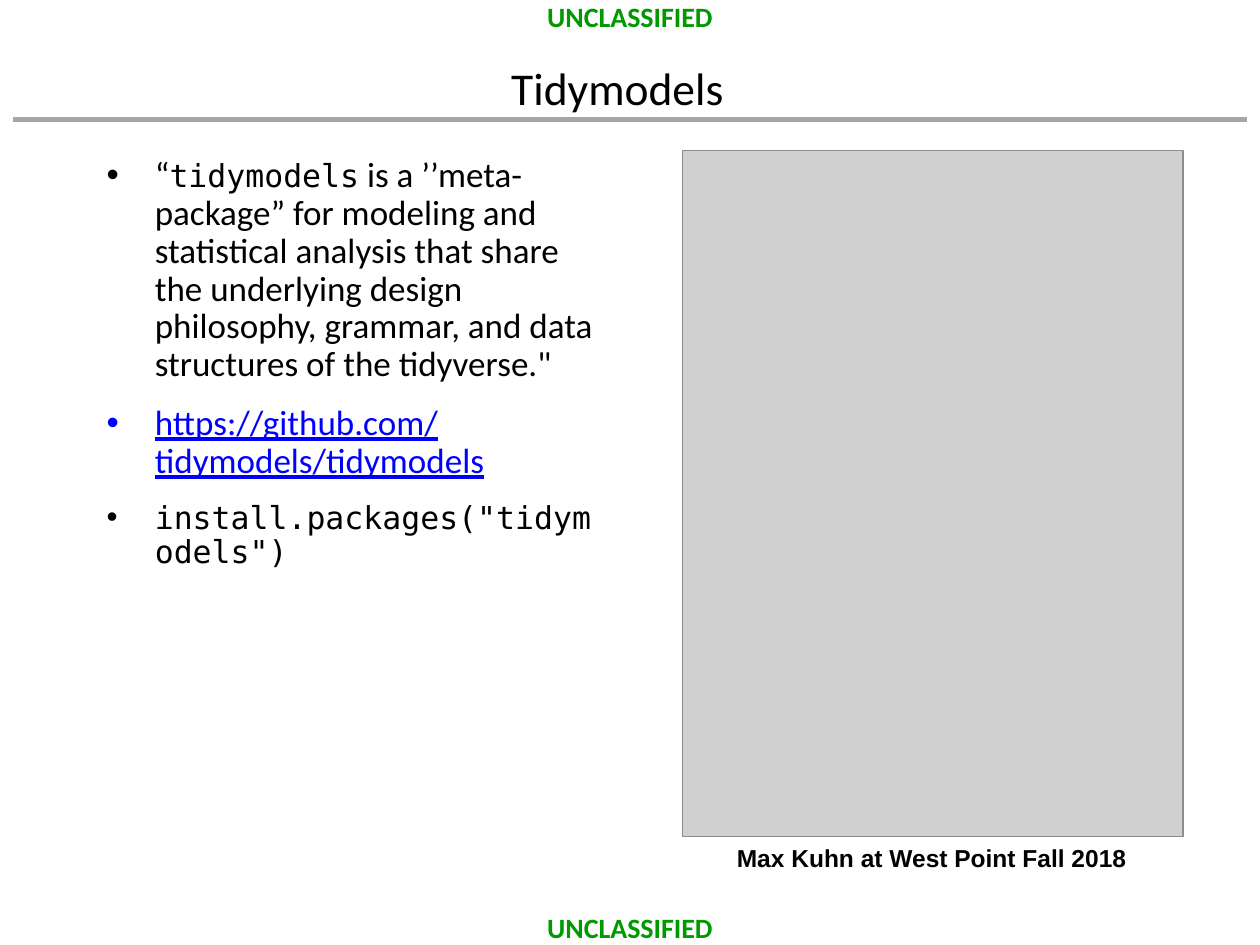
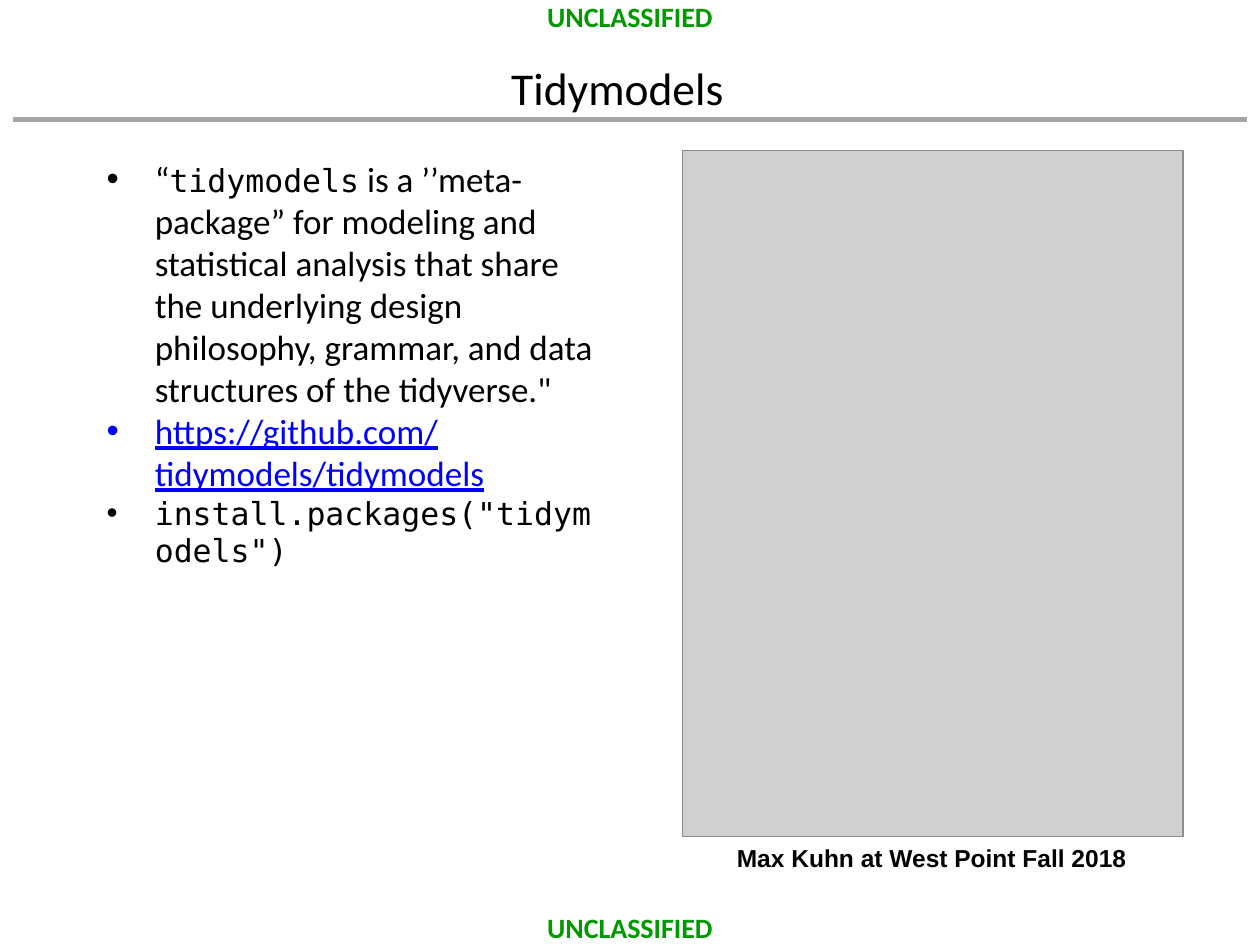
Before and after one commit to dusty-turner/MORSEmergingTechniques2019, a slide deck: slide 4 of template.pptx. Drawn at 1260x945 pixels with LibreOffice and Linux fonts; fonts in the diff are those of the drawing; grey boxes stand for pictures; background and template pictures are left out. Boxes give left, top, right and bottom in pixels: in the first picture for what was removed or moved away, otherwise in the second. Text is boxed around its words. In the diff, an @@ line names an element or a change of style, - is before the commit and + after.

Commit message:
added all tidymodels, cleaned up presentation, almost ready for caa submission

```diff
--- a/template.pptx
+++ b/template.pptx
@@ text "“tidymodels is a ’’meta-package” for ..." at (155, 167, 592, 532): line spacing 0.9 to 1; less space between paragraphs @@
```
Also in this commit, not shown: 1 other slide changed, 1 slide added, 1 slide removed, 18 other files.
